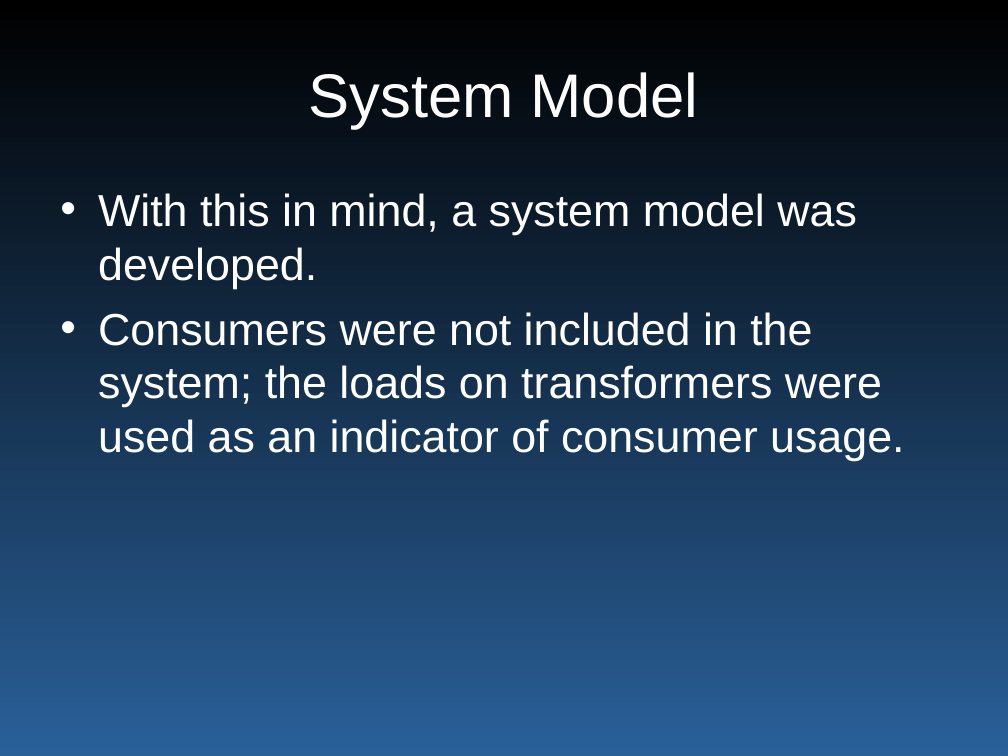
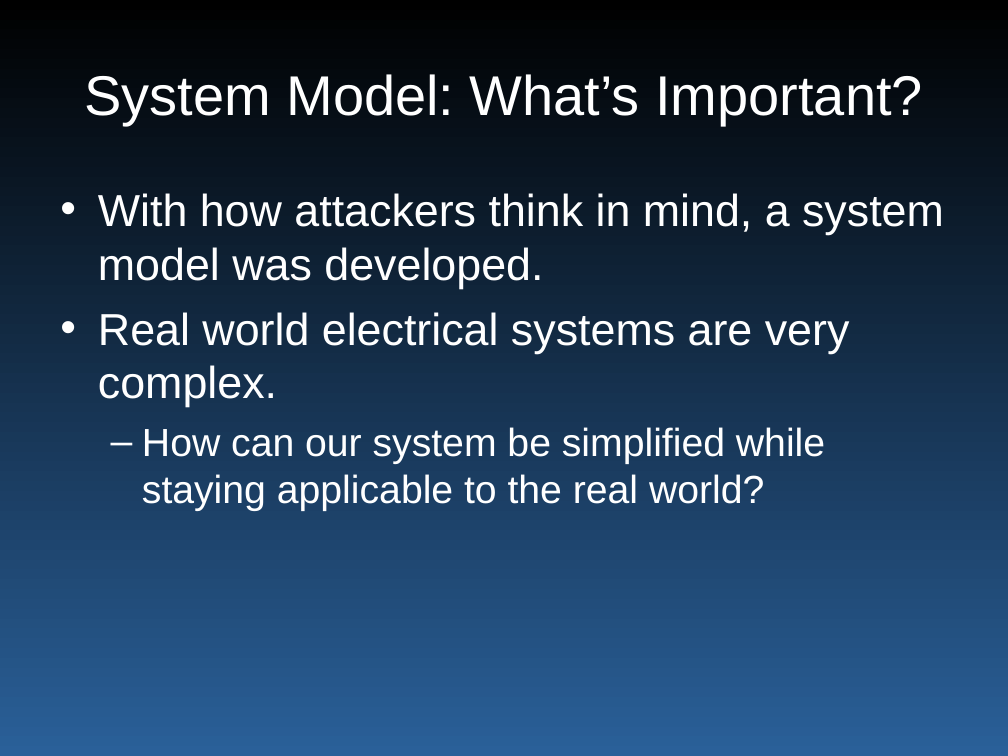
Before and after one commit to wyatt8740/CS460_Capstone, a slide deck: slide 10 of smartgrid_465.ppt. Drawn at 1008x756 pixels with LibreOffice and Linux fonts; fonts in the diff are those of the drawing. Boxes give left, top, right and bottom in pixels: in the first picture for what was removed or moved away, otherwise in the second. Text is boxed around its words. In the diff, an @@ line names an element or a change of style, - is before the commit and + after.

```diff
--- a/smartgrid_465.ppt
+++ b/smartgrid_465.ppt
@@ title at bbox=[84, 74, 922, 125]: text changed; size 44 to 40 pt @@
-System Model
+System Model: What’s Important?
@@ text at bbox=[98, 193, 944, 511]: text changed @@
-• With this in mind, a system model was developed.
-• Consumers were not included in the system; the loads on transformers were used as an indicator of consumer usage.
+• With how attackers think in mind, a system model was developed.
+• Real world electrical systems are very complex.
+  – How can our system be simplified while staying applicable to the real world?
```
Also in this commit, not shown: 7 other slides changed, 3 slides added, 1 slide removed.
